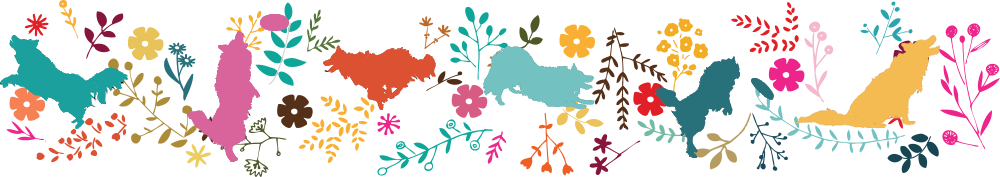
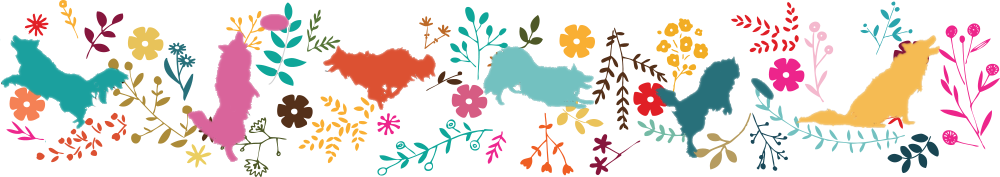
Layer changes from the first 1000px x 177px image to the second:
added layer "Layer 13" above "Layer 9" over [655, 56, 774, 158]
hid "Layer 9", painted on it over [655, 56, 774, 158]
removed layer "Layer 8" over [655, 56, 740, 158]
added layer "Layer 12" above "Layer 7" over [796, 35, 940, 128]
hid "Layer 7" over [796, 35, 940, 128]
added layer "Layer 14" above "Layer 6" over [483, 46, 595, 109]
hid "Layer 6" over [483, 46, 595, 109]
added layer "Layer 15" above "Layer 5" over [187, 14, 289, 162]
hid "Layer 5", painted on it over [187, 14, 289, 162]
removed layer "Layer 4" over [187, 31, 260, 162]
added layer "Layer 16" above "Layer 2" over [323, 45, 436, 110]
hid "Layer 2" over [323, 45, 436, 110]
added layer "Layer 17" above "Layer 3" over [1, 35, 129, 129]
hid "Layer 3" over [0, 35, 128, 129]
